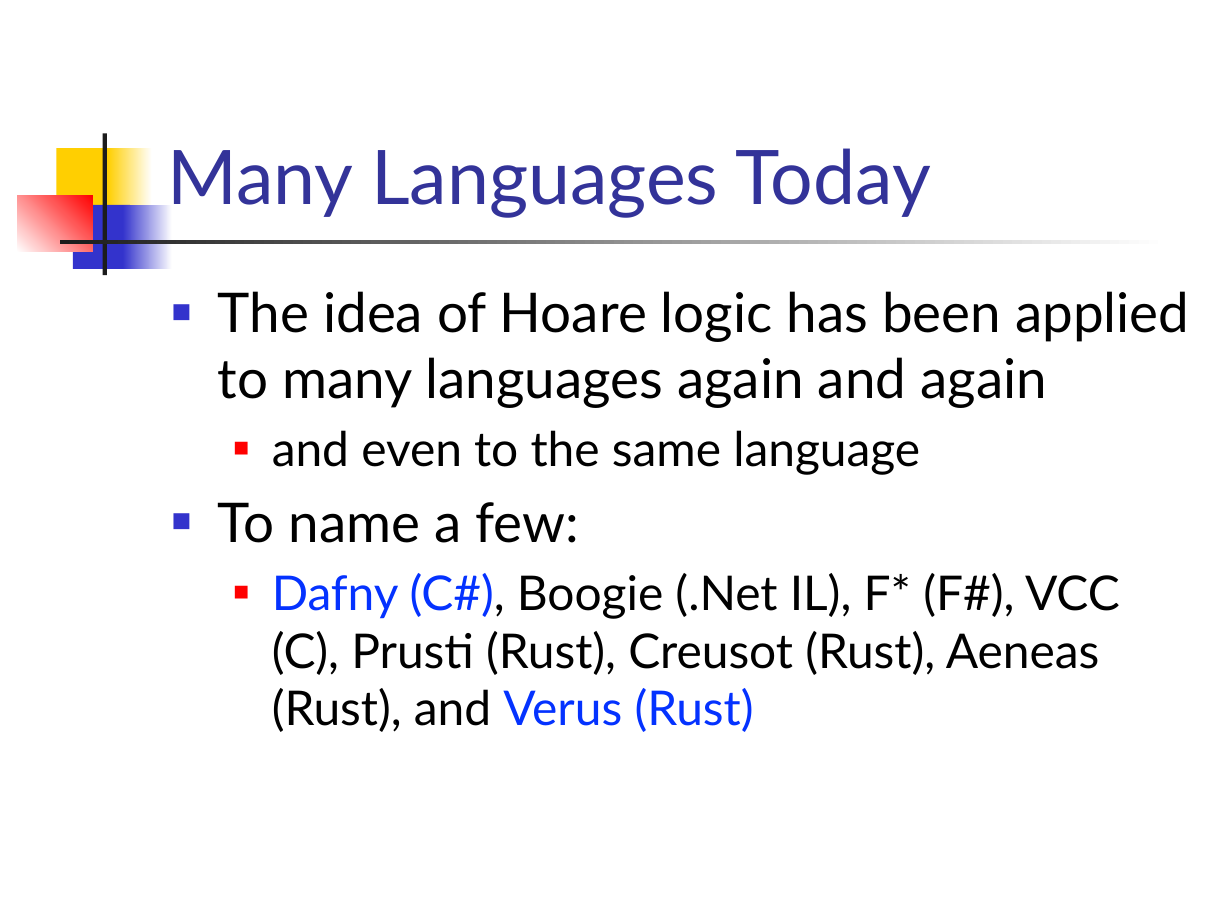
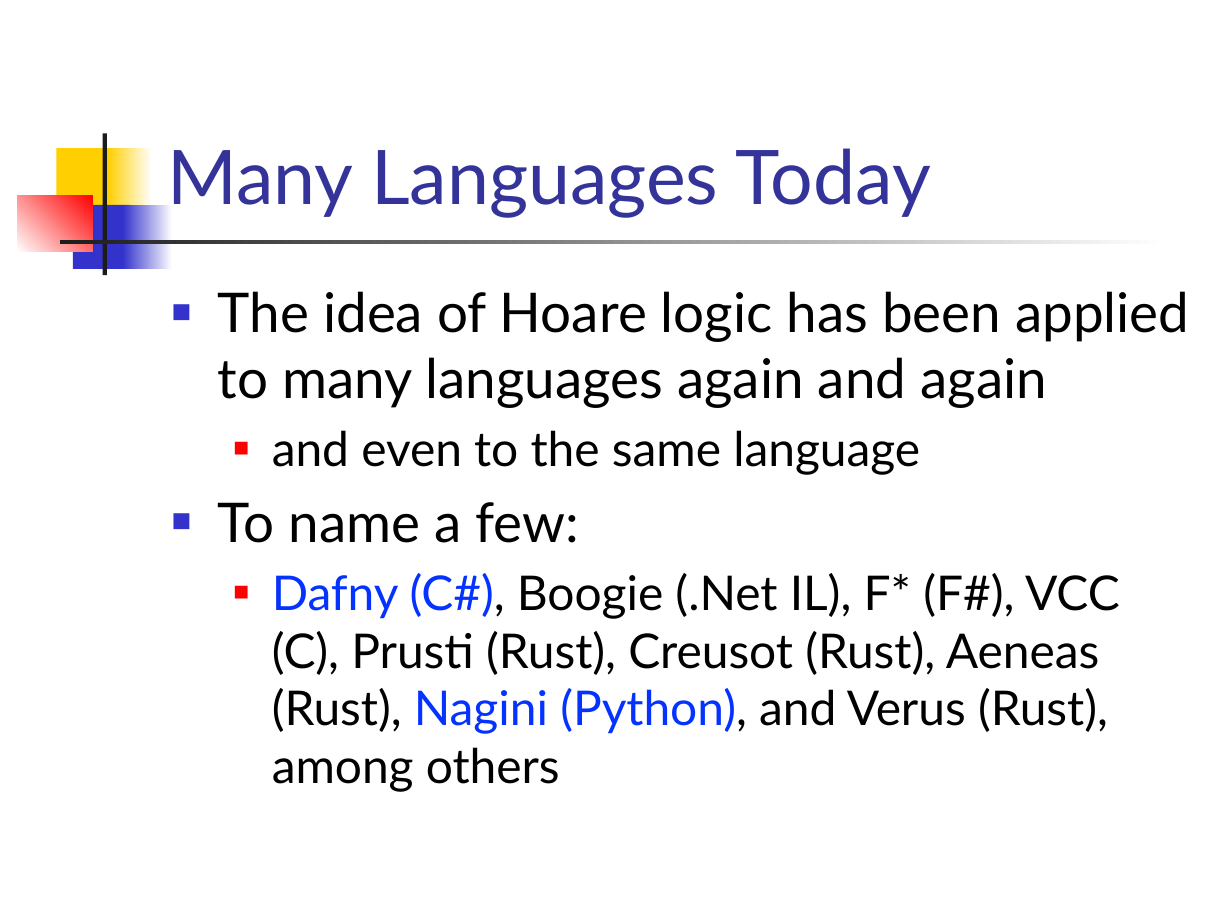
Before and after one commit to csslab-ustc/csslab-ustc.github.io, a slide deck: slide 5 of courses/theory/slides/lec18-hoare.pptx. Drawn at 1232x924 pixels with LibreOffice and Linux fonts; fonts in the diff are those of the drawing. Boxes give left, top, right and bottom in pixels: in the first picture for what was removed or moved away, otherwise in the second. Text is boxed around its words. In the diff, an @@ line names an element or a change of style, - is before the commit and + after.

```diff
--- a/courses/theory/slides/lec18-hoare.pptx
+++ b/courses/theory/slides/lec18-hoare.pptx
@@ text at box(272, 573, 1120, 792): text changed @@
-  ■ Dafny (C#), Boogie (.Net IL), F* (F#), VCC (C), Prusti (Rust), Creusot (Rust), Aeneas (Rust), and Verus (Rust)
+  ■ Dafny (C#), Boogie (.Net IL), F* (F#), VCC (C), Prusti (Rust), Creusot (Rust), Aeneas (Rust), Nagini (Python), and Verus (Rust), among others
```
Also in this commit, not shown: 8 other slides changed, 18 slides added, 4 other files.
